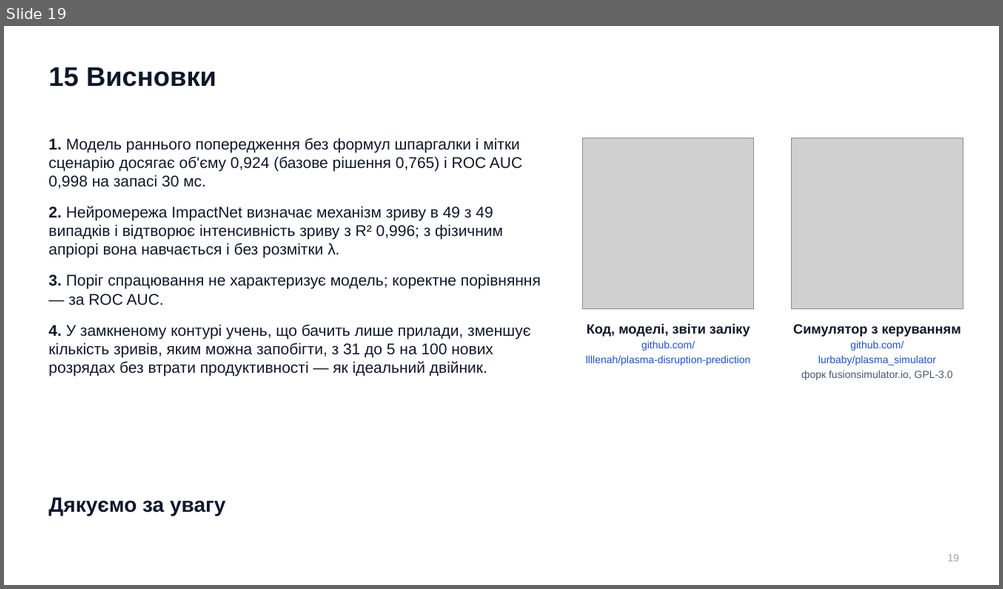
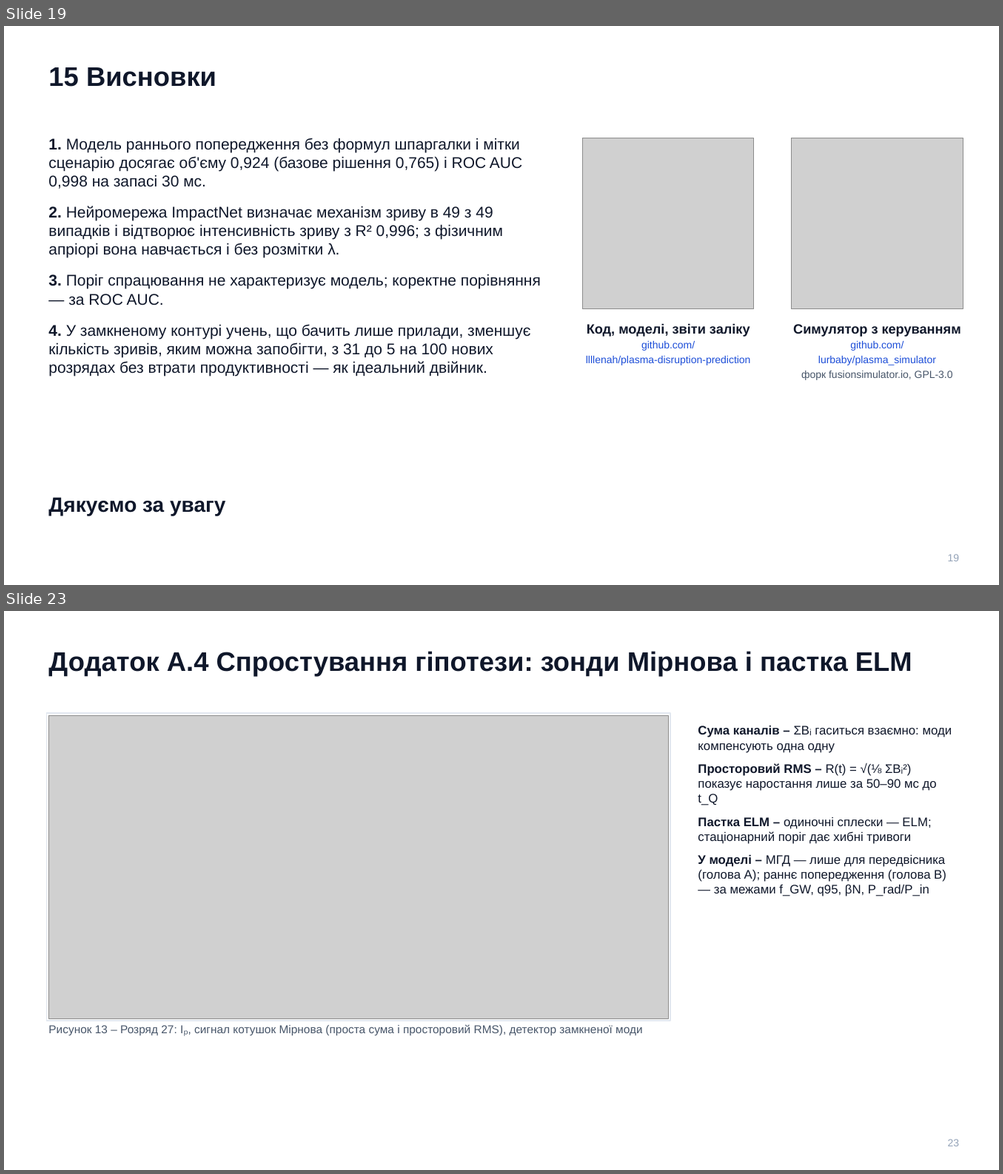
Before and after one commit to llllenah/plasma-disruption-prediction, a slide deck: docs/presentation.pptx. Shown one above the other, each under a label of ours: slide 19 before the commit, slides 19 and 23 after it; the slides between them are not shown. The pictures are 1003x589 and 1003x1174 pixels, drawn with LibreOffice and Linux fonts; fonts in the diff are those of the drawing; grey boxes stand for pictures. Boxes give left, top, right and bottom in pixels: in the first picture for what was removed or moved away, otherwise in the second. Text is boxed around its words. In the diff, an @@ line names an element or a change of style, - is before the commit and + after.

```diff
--- a/docs/presentation.pptx
+++ b/docs/presentation.pptx
@@ slide 23 added at <box>4,611,999,1170</box>, background #FFFFFF @@
@@ text added at <box>48,651,912,677</box>, 26 pt, text #0F172A, bold @@
+Додаток А.4 Спростування гіпотези: зонди Мірнова і пастка ELM
@@ rectangle added at <box>46,713,670,1022</box>, outline #E2E8F0 1 pt @@
@@ picture added at <box>48,715,668,1019</box> @@
@@ text added at <box>697,726,952,897</box>, 12 pt, text #0F172A @@
+Сума каналів – ΣBᵢ гаситься взаємно: моди компенсують одна одну
+Просторовий RMS – R(t) = √(⅛ ΣBᵢ²) показує наростання лише за 50–90 мс до t_Q
+Пастка ELM – одиночні сплески — ELM; стаціонарний поріг дає хибні тривоги
+У моделі – МГД — лише для передвісника (голова A); раннє попередження (голова B) — за межами f_GW, q95, βN, P_rad/P_in
@@ text added at <box>48,1025,642,1036</box>, 11 pt, text #475569 @@
+Рисунок 13 – Розряд 27: Iₚ, сигнал котушок Мірнова (проста сума і просторовий RMS), детектор замкненої моди
@@ text added at <box>948,1139,959,1147</box>, 10 pt, text #94A3B8 @@
+23
```
Also in this commit, not shown: 4 other slides added, 5 other files.
